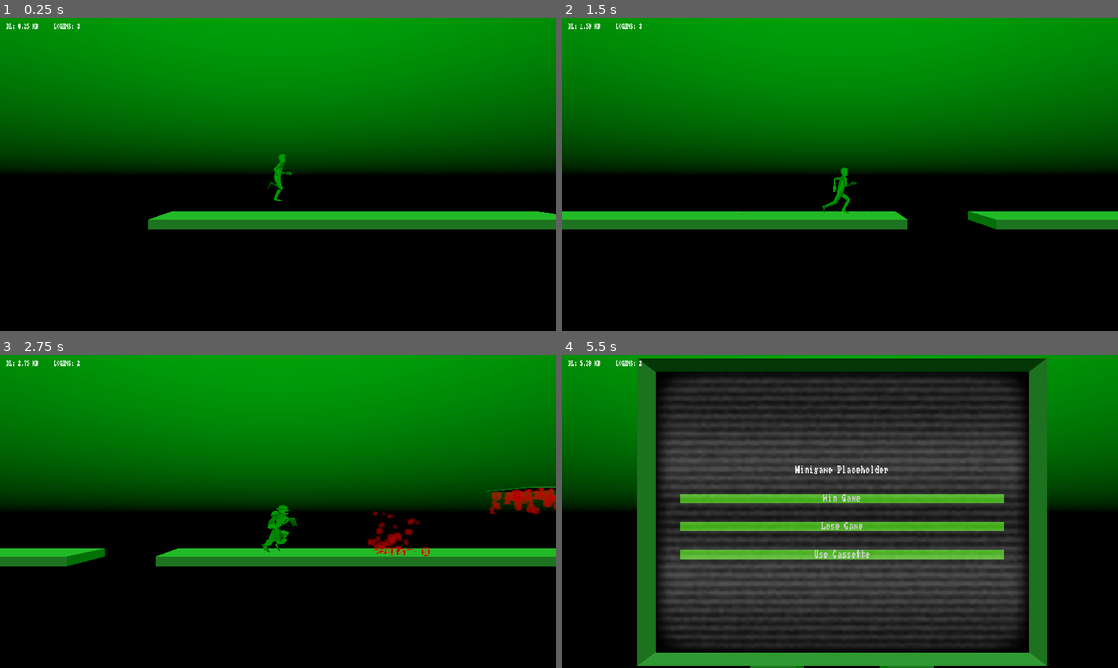
Above: before the commit, frames 1-4 (two rows, left to right).
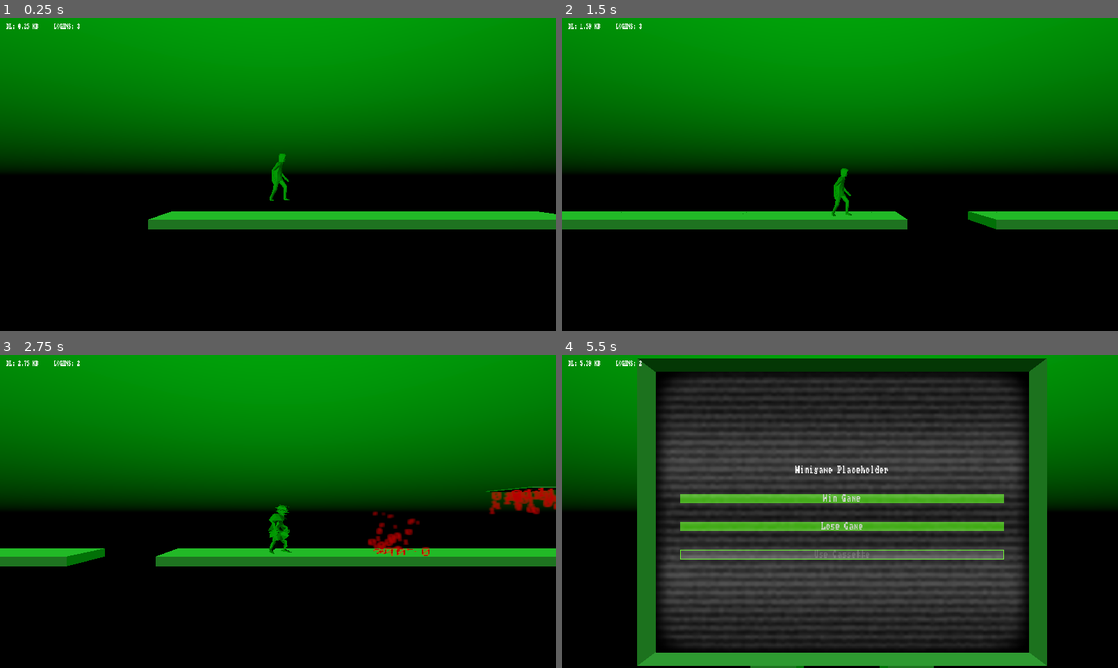
Above: after the commit, the same moments.

Repository: Inglo-Games/EndlessHacker
Game: Godot game, scene res://scenes/game_world.tscn
Two runs of this game, one before a commit and one after it. Both use one fixed random seed, a clock stepped at 60 frames per second and the inputs below.
Inputs (mouse positions are in pixels of both pictures, inside the frame that each line leads up to):
- Up to frame 1 (0.25 s): no input
- Up to frame 2 (1.5 s): move the mouse to (962, 158) at 0.52 s; tap S (slide) at 0.6 s; click (962, 158) at 0.67 s; tap Space (jump) at 0.77 s; drag from (728, 190) to (812, 237) at 1.27 s
- Up to frame 3 (2.75 s): move the mouse to (333, 442) at 2.02 s; tap S (slide) at 2.1 s; click (333, 442) at 2.17 s
- Up to frame 4 (5.5 s): drag from (812, 574) to (673, 464) at 2.77 s; move the mouse to (1006, 558) at 3.52 s; tap S (slide) at 3.6, 5.1 s; click (1006, 558) at 3.67 s; tap Space (jump) at 3.77 s; drag from (673, 464) to (756, 433) at 4.27 s; move the mouse to (867, 511) at 5.02 s; click (867, 511) at 5.17 s

The runs differ from the first frame. In frame 1, 0.2% of the frame differs, in the area x 48-53%, y 43-59%; in frame 2, 0.2%; in frame 3, 0.3%; in frame 4, 1.8%, in the area x 21-80%, y 62-66%.
Error after the commit: Attempt to call function 'play' in base 'null instance' on a null instance. (res://scripts/player.gd:21)

Commit message:
Fix minigame skip disabling

Diff:
--- a/game/scenes/minigames/minigame_placeholder.tscn
+++ b/game/scenes/minigames/minigame_placeholder.tscn
@@ -59,6 +59,7 @@
 margin_top = 244.0
 margin_right = 416.0
 margin_bottom = 272.0
+disabled = true
 text = "Use Cassette"
 
 [node name="crt_effect" type="ColorRect" parent="."]
--- a/game/scripts/block_container.gd
+++ b/game/scripts/block_container.gd
@@ -71,10 +71,10 @@
 		BLOCK_TYPES.BLOCK_POWERUP:
 			new_block.connect("powerup_gained", world, "activate_powerup")
 		BLOCK_TYPES.BLOCK_MINIGAME:
-			print("Minigame type is %s" % new_block.get_node("terminal_block/Viewport/minigame_frame").get_class())
 			new_block.connect("minigame_triggered", world, "show_minigame")
 			new_block.get_node("terminal_block/Viewport/minigame_frame").connect("game_won", world, "_on_minigame_won")
 			new_block.get_node("terminal_block/Viewport/minigame_frame").connect("game_lost", world, "_on_minigame_lost")
+			new_block.get_node("terminal_block/Viewport/minigame_frame").connect("cassette_used", world, "_on_minigame_skipped")
 
 # Remove blocks that have passed the left edge of the screen
 func clean_blocks():
--- a/game/scripts/block_terminal.gd
+++ b/game/scripts/block_terminal.gd
@@ -13,13 +13,13 @@
 var last_mouse_pos2D = null
 
 func _ready():
-	$terminal_block/screen_quad/area.connect("mouse_entered", self, "_on_mouse_entered")
+	screen_area.connect("mouse_entered", self, "_on_mouse_entered")
 	$player_collide_area.connect("body_entered", self, "_on_body_entered")
 
 func _on_body_entered(body):
 	if body is Player:
-		print("Minigame triggered")
-		emit_signal("minigame_triggered", global_transform)
+		emit_signal("minigame_triggered", self)
+		$terminal_block/Viewport/minigame_frame/vbox/skip_btn.disabled = (get_node("/root/game_world").autowins == 0)
 
 func _on_mouse_entered():
 	is_mouse_inside = true
--- a/game/scripts/game_world.gd
+++ b/game/scripts/game_world.gd
@@ -47,9 +47,9 @@
 			$powerup_timer.start(3.0)
 
 # Stop the runner portion of the game and move the camera to show the minigame
-func show_minigame(position : Transform):
+func show_minigame(block : Block):
 	slow_game(0.0, 0.35)
-	var new_cam_pos := position.translated(CAM_MINIGAME_OFFSET)
+	var new_cam_pos = block.global_transform.translated(CAM_MINIGAME_OFFSET)
 	tween.interpolate_property($camera, "global_transform", CAM_RUNNER_POS,
 				new_cam_pos, 0.35, Tween.TRANS_CUBIC, Tween.EASE_OUT)
 	Input.set_mouse_mode(Input.MOUSE_MODE_VISIBLE)
@@ -64,6 +64,7 @@
 
 # Slow movement of blocks and player to target percentage
 func slow_game(target:float, speed:float):
+
 	if(target == 0):
 		$blocks.scroll_speed_mult = target
 	else:
@@ -99,6 +100,10 @@
 	score += MINIGAME_WIN_BONUS
 	end_minigame()
 
+func _on_minigame_skipped():
+	autowins -= 1
+	_on_minigame_won()
+
 func _on_minigame_lost():
 	$player.lose_life()
 	end_minigame()
--- a/game/scripts/minigame.gd
+++ b/game/scripts/minigame.gd
@@ -1,6 +1,7 @@
 extends Control
 class_name Minigame
 
+signal cassette_used
 signal game_won
 signal game_lost
 
@@ -8,13 +9,11 @@
 	$vbox/win_btn.connect("button_up", self, "_on_minigame_won")
 	$vbox/lose_btn.connect("button_up", self, "_on_minigame_lost")
 
-func set_skip_btn(cassettes:int):
-	$vbox/skip_btn.disabled = (cassettes == 0)
-
 func _on_minigame_won():
 	emit_signal("game_won")
 
 func _on_minigame_lost():
 	emit_signal("game_lost")
 
-func get_class(): return "Minigame"
+func _on_minigame_skipped():
+	emit_signal("cassette_used")
--- a/game/scripts/player.gd
+++ b/game/scripts/player.gd
@@ -8,7 +8,7 @@
 const JUMP_VELOCITY := 20.5
 const Y_THRESHOLD := -5.0
 
-onready var anim := $AnimationPlayer
+onready var anim := $anim
 
 var velocity := Vector3()
 var lives_remaining := 3
